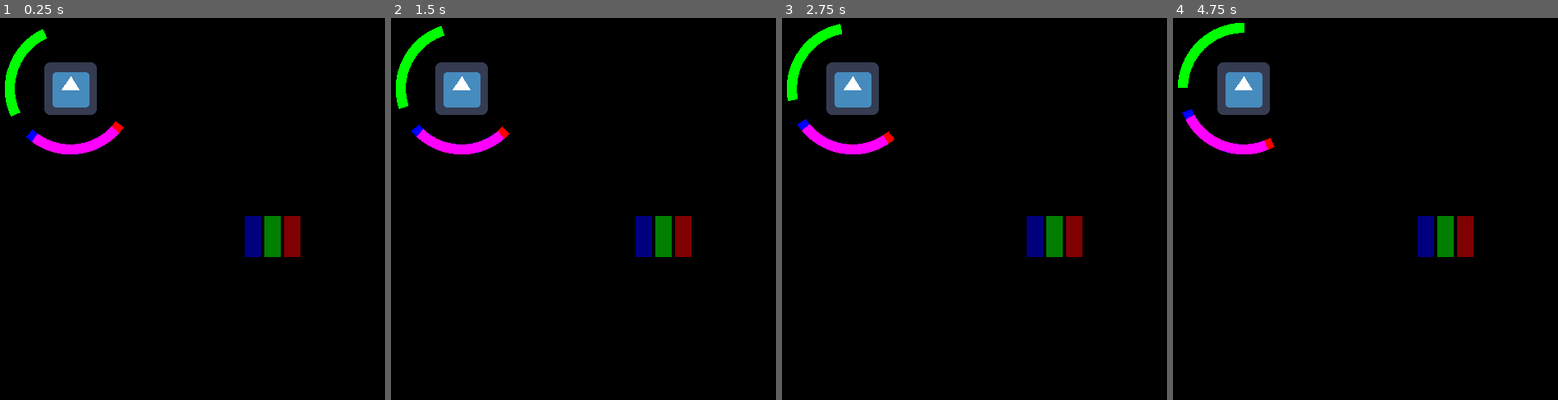
Above: before the commit, frames 1-4 (left to right).
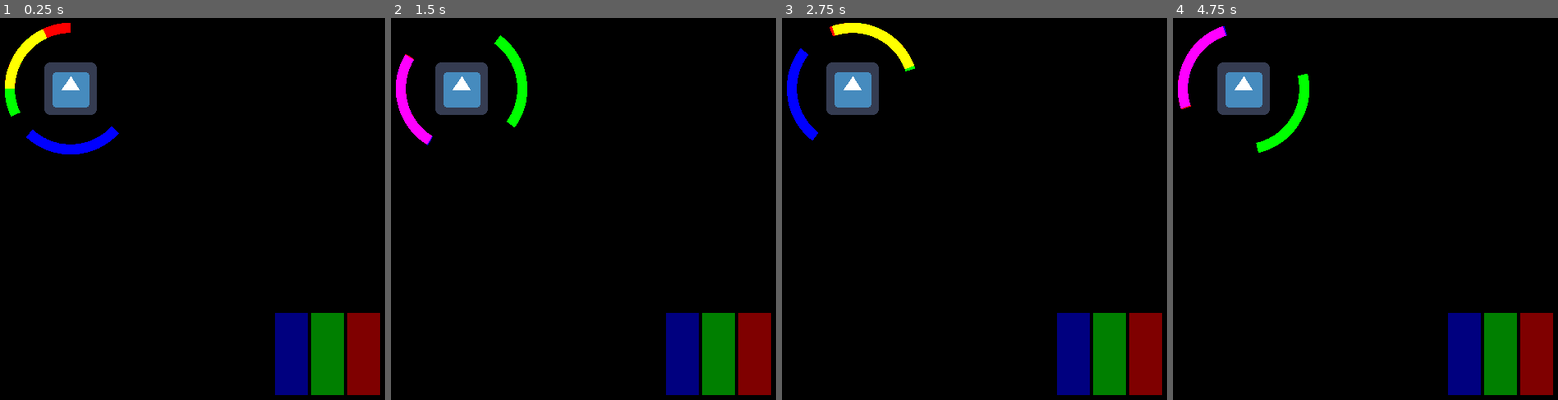
Above: after the commit, the same moments.

Repository: TLochow/SocialLife
Game: Godot game, scene res://Scenes/Main.tscn
Same seed, same stepped clock (60 frames per second), same inputs: the game is played once before the commit and once after it. The engine's default icon, where the game draws it, is replaced by a stand-in: a white triangle on a blue panel in a dark square.
Inputs (mouse positions are in pixels of both pictures, inside the frame that each line leads up to):
- Up to frame 1 (0.25 s): no input
- Up to frame 2 (1.5 s): tap Enter at 0.5 s; move the mouse to (606, 56) at 0.52 s; hold Mouse wheel down (mouse_wheel_down, bound only after the co… 0.53-1.28 s; tap Mouse wheel up (mouse_wheel_up, bound only after the commit) at 0.8, 1.35 s; tap Space at 1.25 s; move the mouse to (outside the picture) at 1.27 s
- Up to frame 3 (2.75 s): tap Mouse wheel down (mouse_wheel_down, bound only after the co… at 1.55 s; tap Enter at 2 s; move the mouse to (outside the picture) at 2.02 s; hold Mouse wheel down (mouse_wheel_down, bound only after the co… from 2.03 s (still down); tap Mouse wheel up (mouse_wheel_up, bound only after the commit) at 2.3 s
- Up to frame 4 (4.75 s): tap Space at 2.75, 4.25 s; move the mouse to (1211, 220) at 2.77 s; release Mouse wheel down (mouse_wheel_down, bound only after the co… at 2.78 s; tap Mouse wheel up (mouse_wheel_up, bound only after the commit) at 2.85, 3.8, 4.35 s; tap Mouse wheel down (mouse_wheel_down, bound only after the co… at 3.05, 4.55 s; tap Enter at 3.5 s; move the mouse to (1442, 186) at 3.52 s; hold Mouse wheel down (mouse_wheel_down, bound only after the co… 3.53-4.28 s; move the mouse to (outside the picture) at 4.27 s

The runs differ from the first frame. In frame 1, 8.2% of the frame differs, in the area x 1-99%, y 1-99%; in frame 2, 9.0%, in the area x 1-99%, y 2-99%; in frame 3, 9.0%; in frame 4, 9.0%.

Commit message:
Added Mouse Control.

Diff:
--- a/Scenes/Main.tscn
+++ b/Scenes/Main.tscn
@@ -27,33 +27,33 @@
 anchor_top = 1.0
 anchor_right = 1.0
 anchor_bottom = 1.0
-margin_left = -188.0
-margin_top = -295.0
+margin_left = -151.0
+margin_top = -227.0
 __meta__ = {
 "_edit_use_anchors_": false
 }
 
 [node name="EnergyBar" type="TextureProgress" parent="Camera2D/UI/Control/Scores"]
-margin_right = 20.0
-margin_bottom = 295.0
+margin_right = 40.0
+margin_bottom = 227.0
 value = 50.0
 texture_progress = ExtResource( 4 )
 fill_mode = 3
 tint_progress = Color( 0, 0, 1, 1 )
 
 [node name="FitnessBar" type="TextureProgress" parent="Camera2D/UI/Control/Scores"]
-margin_left = 24.0
-margin_right = 44.0
-margin_bottom = 295.0
+margin_left = 44.0
+margin_right = 84.0
+margin_bottom = 227.0
 value = 50.0
 texture_progress = ExtResource( 4 )
 fill_mode = 3
 tint_progress = Color( 0, 1, 0, 1 )
 
 [node name="SocialBar" type="TextureProgress" parent="Camera2D/UI/Control/Scores"]
-margin_left = 48.0
-margin_right = 68.0
-margin_bottom = 295.0
+margin_left = 88.0
+margin_right = 128.0
+margin_bottom = 227.0
 value = 50.0
 texture_progress = ExtResource( 4 )
 fill_mode = 3
--- a/Scripts/Main.gd
+++ b/Scripts/Main.gd
@@ -6,16 +6,52 @@
 var Energy = 50.0
 var Social = 50.0
 
+var SelectedPaddle = 0
+
+func _ready():
+	Input.set_mouse_mode(Input.MOUSE_MODE_HIDDEN)
+	$Paddles/RedPaddle.SetPaddleType(1)
+	$Paddles/GreenPaddle.SetPaddleType(2)
+	$Paddles/BluePaddle.SetPaddleType(3)
+	ChangePaddle(1)
+
 func _input(event):
 	if event.is_action_pressed("ui_cancel"):
 		SceneChanger.EndGame()
+	elif event.is_action_pressed("mouse_wheel_up"):
+		ChangePaddle(-1)
+	elif event.is_action_pressed("mouse_wheel_down"):
+		ChangePaddle(1)
 
-func _ready():
-	$Paddles/RedPaddle.SetPaddleType(1)
-	$Paddles/GreenPaddle.SetPaddleType(2)
-	$Paddles/BluePaddle.SetPaddleType(3)
+func ChangePaddle(direction):
+	SelectedPaddle += direction
+	if SelectedPaddle < 1:
+		SelectedPaddle = 3
+	elif SelectedPaddle > 3:
+		SelectedPaddle = 1
+
+	$Paddles/RedPaddle.IsActive = SelectedPaddle == 1
+	$Paddles/GreenPaddle.IsActive = SelectedPaddle == 2
+	$Paddles/BluePaddle.IsActive = SelectedPaddle == 3
 
 func _process(delta):
+	var mousePos = get_global_mouse_position()
+	var mouseDir = (Vector2(0, 0) - mousePos)
+	var mouseAngle = mouseDir.angle() - (PI / 2.0)
+	match SelectedPaddle:
+		1:
+			$Paddles/RedPaddle.Angle = mouseAngle
+		2:
+			$Paddles/GreenPaddle.Angle = mouseAngle
+		3:
+			$Paddles/BluePaddle.Angle = mouseAngle
+
+	if mousePos.distance_to(Vector2(0, 0)) > 30.0:
+		get_viewport().warp_mouse(Vector2(400, 400) - (mouseDir.normalized() * 30.0))
+
+	Energy = clamp(Energy - (0.1 * delta), 0.0, 100.0)
+	Fitness = clamp(Fitness - (0.1 * delta), 0.0, 100.0)
+	Social = clamp(Social - (0.1 * delta), 0.0, 100.0)
 	$Camera2D/UI/Control/Scores/EnergyBar.value = Energy
 	$Camera2D/UI/Control/Scores/FitnessBar.value = Fitness
 	$Camera2D/UI/Control/Scores/SocialBar.value = Social
@@ -40,9 +76,9 @@
 	$Events.add_child(event)
 
 func onEventImpact(fitness, energy, social):
-	Fitness = clamp(Fitness + fitness, 0.0, 100.0)
-	Energy = clamp(Energy + energy, 0.0, 100.0)
-	Social = clamp(Social + social, 0.0, 100.0)
+	Fitness += fitness
+	Energy += energy
+	Social += social
 
 func _on_Middle_body_entered(body):
 	body.ReachedMiddle()
--- a/Scripts/Paddle.gd
+++ b/Scripts/Paddle.gd
@@ -1,6 +1,8 @@
 extends Area2D
 
 var PaddleType
+
+var IsActive = false
 
 var Angle = 0.0
 var IdleRotation = 0.1
@@ -11,11 +13,14 @@
 		IdleRotation *= -1
 
 func _process(delta):
-	Angle += IdleRotation * delta
+	if not IsActive:
+		Angle += IdleRotation * delta
+
 	while Angle < -PI:
 		Angle += TAU
 	while Angle > PI:
 		Angle -= TAU
+
 	rotation_degrees = rad2deg(Angle)
 
 func SetPaddleType(var type):
--- a/project.godot
+++ b/project.godot
@@ -29,6 +29,19 @@
 window/size/height=800
 window/size/resizable=false
 
+[input]
+
+mouse_wheel_up={
+"deadzone": 0.5,
+"events": [ Object(InputEventMouseButton,"resource_local_to_scene":false,"resource_name":"","device":-1,"alt":false,"shift":false,"control":false,"meta":false,"command":false,"button_mask":0,"position":Vector2( 0, 0 ),"global_position":Vector2( 0, 0 ),"factor":1.0,"button_index":4,"pressed":false,"doubleclick":false,"script":null)
+ ]
+}
+mouse_wheel_down={
+"deadzone": 0.5,
+"events": [ Object(InputEventMouseButton,"resource_local_to_scene":false,"resource_name":"","device":-1,"alt":false,"shift":false,"control":false,"meta":false,"command":false,"button_mask":0,"position":Vector2( 0, 0 ),"global_position":Vector2( 0, 0 ),"factor":1.0,"button_index":5,"pressed":false,"doubleclick":false,"script":null)
+ ]
+}
+
 [rendering]
 
 environment/default_clear_color=Color( 0, 0, 0, 1 )
Binary file changed: Sprites/White Transparent.png
